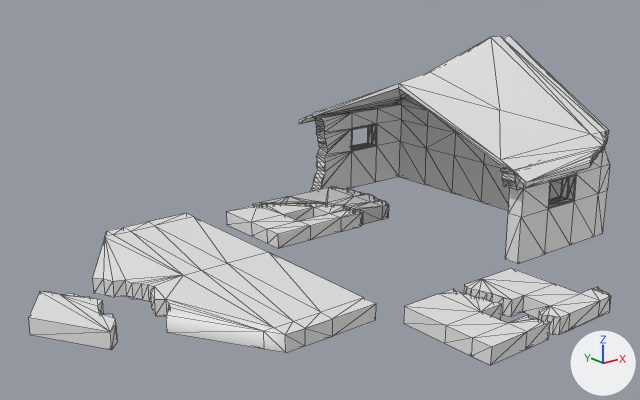
One commit to the FBX model CheapBuilder/Assets/Arts/House, Small Destroyed Condition.FBX: the scene before it, then after it.
One viewpoint serves both versions: a camera (50 mm lens) standing at (-20.4, -21.3, 10.3) and looking at (-4.4, -1.4, 2.4). Every picture has the same lights, and +X, +Y and +Z are marked at lower right. Mesh edges are drawn as thin lines. Where no turn or scale is listed for an object, it has been applied to the vertices.

Objects in the first picture: 'FixedWindow002', 'Roof', 'Walls Left Piece 1 Right', 'Walls Left Piece 2 Left', 'Walls Left Piece 2 Right', 'Walls Left Piece 3 Left', 'Walls Left Piece 3 Right', 'Walls Left piece 1 Left', 'Walls Right'.
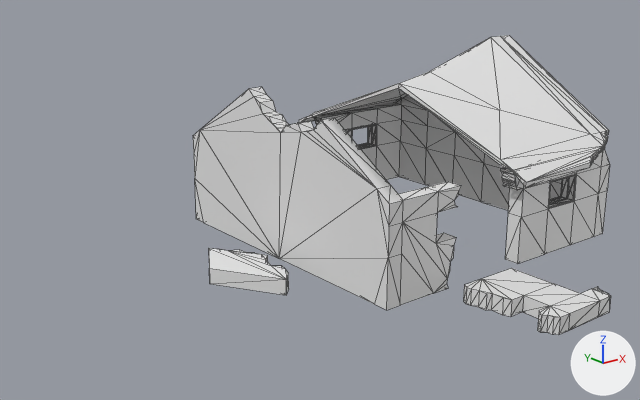
Where the newer file only moved an object's origin or applied its transform, the numbers keep the older frame.

Edits to the bpy script that builds the scene:
```text
Add me_mesh_002_1:
    me_mesh_002_1.from_pydata(...)  # 99 vertices, 194 faces; spans x -5.0..-2.25, y -5.0..5.0, z 0.19..5.39
Add me_mesh_008_1:
    me_mesh_008_1.from_pydata(...)  # 30 vertices, 56 faces; spans x -7.56..-5.57, y -2.11..1.47, z 0.0..0.5
Remove ob_walls_left_piece_2_right:
    ob_walls_left_piece_2_right = bpy.data.objects.new('Walls Left Piece 2 Right', me_mesh_002)
    ob_walls_left_piece_2_right.location = (0.0, 0.0, 0.0)
Remove ob_walls_left_piece_1_left:
    ob_walls_left_piece_1_left = bpy.data.objects.new('Walls Left piece 1 Left', me_mesh_004)
    ob_walls_left_piece_1_left.location = (0.0, 0.0, 0.0)
Remove ob_walls_left_piece_2_left:
    ob_walls_left_piece_2_left = bpy.data.objects.new('Walls Left Piece 2 Left', me_mesh_006)
    ob_walls_left_piece_2_left.location = (0.0, 0.0, 0.0)
Add ob_walls_left:
    ob_walls_left = bpy.data.objects.new('Walls Left', me_mesh_002_1)
    ob_walls_left.location = (0.0, 0.0, 0.0)
Add ob_rubble_2:
    ob_rubble_2 = bpy.data.objects.new('Rubble 2', me_mesh_008_1)
    ob_rubble_2.location = (0.0, 0.0, 0.0)
```

What differs and where, as boxes [x1, y1, x2, y2] in the pictures (640 x 400 px):
'Walls Left', added
    after: [193, 87, 461, 310]
'Walls Left Piece 2 Right', deleted
    before: [92, 213, 376, 353]
'Walls Left piece 1 Left', deleted
    before: [404, 289, 550, 365]
'Walls Left Piece 2 Left', deleted
    before: [29, 291, 118, 350]
'Rubble 2', added
    after: [209, 248, 289, 295]
'Walls Left Piece 3 Left', unchanged, covered by the edit
    before: [226, 202, 362, 249]
'Walls Left Piece 3 Right', unchanged, covered by the edit
    before: [253, 186, 389, 225]
